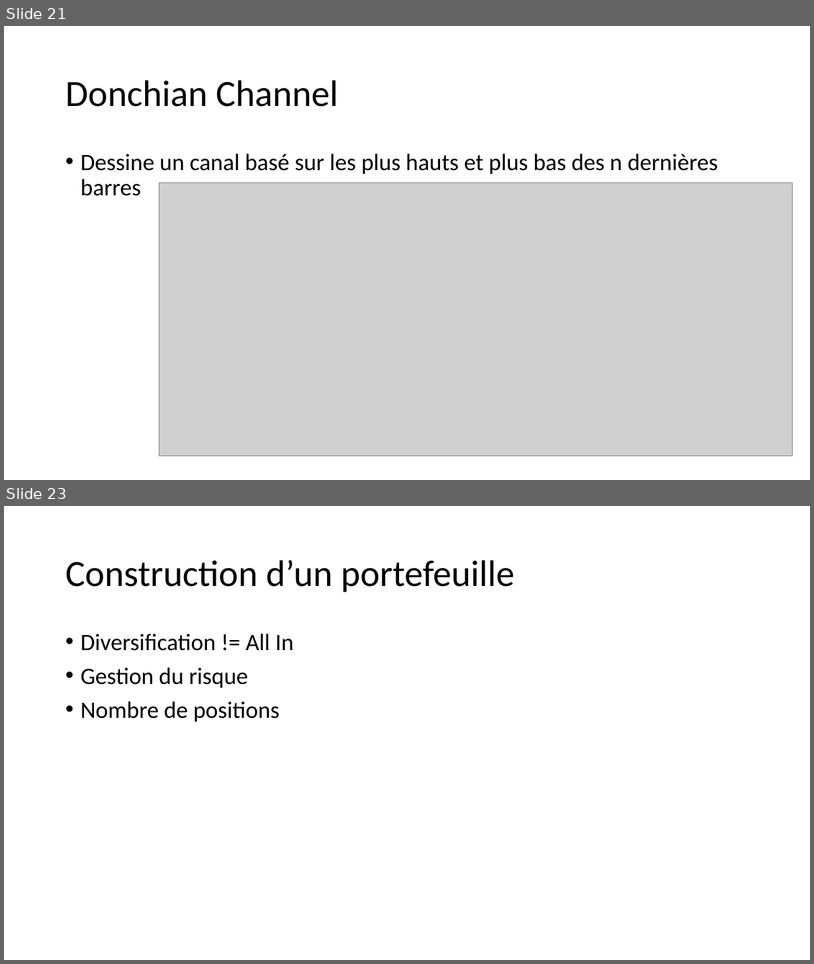
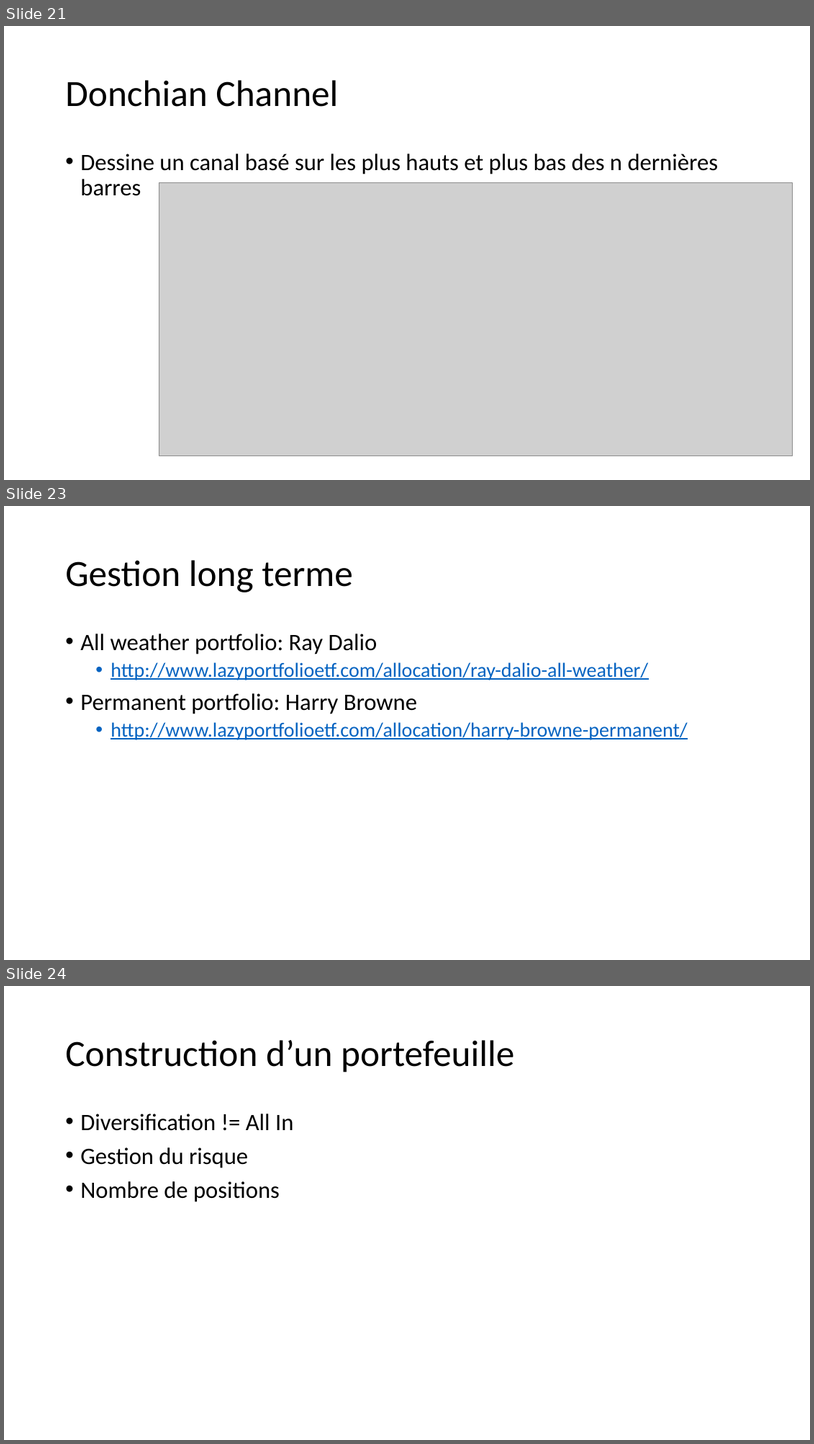
Before and after one commit to dadelcarbo/UltimateChartistRoot, a slide deck: Formation/Formation Bourse.pptx. Shown one above the other, each under a label of ours: slides 21 and 23 before the commit, slides 21, 23 and 24 after it; the slides between them are not shown. The pictures are 814x964 and 814x1444 pixels, drawn with LibreOffice and Linux fonts; fonts in the diff are those of the drawing; grey boxes stand for pictures. Boxes give left, top, right and bottom in pixels: in the first picture for what was removed or moved away, otherwise in the second. Text is boxed around its words. In the diff, an @@ line names an element or a change of style, - is before the commit and + after.

Commit message:
Update Portfolio

```diff
--- a/Formation/Formation Bourse.pptx
+++ b/Formation/Formation Bourse.pptx
@@ slide 23 added at box(4, 506, 810, 960), background #FFFFFF @@
@@ title added at box(65, 560, 353, 592), 44 pt, text #000000 @@
+Gestion long terme
@@ text added at box(80, 633, 687, 740), 24 pt, text #0563C1, underline @@
+• All weather portfolio: Ray Dalio
+  • http://www.lazyportfolioetf.com/allocation/ray-dalio-all-weather/
+• Permanent portfolio: Harry Browne
+  • http://www.lazyportfolioetf.com/allocation/harry-browne-permanent/
@@ what was slide 23 is now slide 24 @@
```
Also in this commit, not shown: 1 slide changed, 5 other files.
